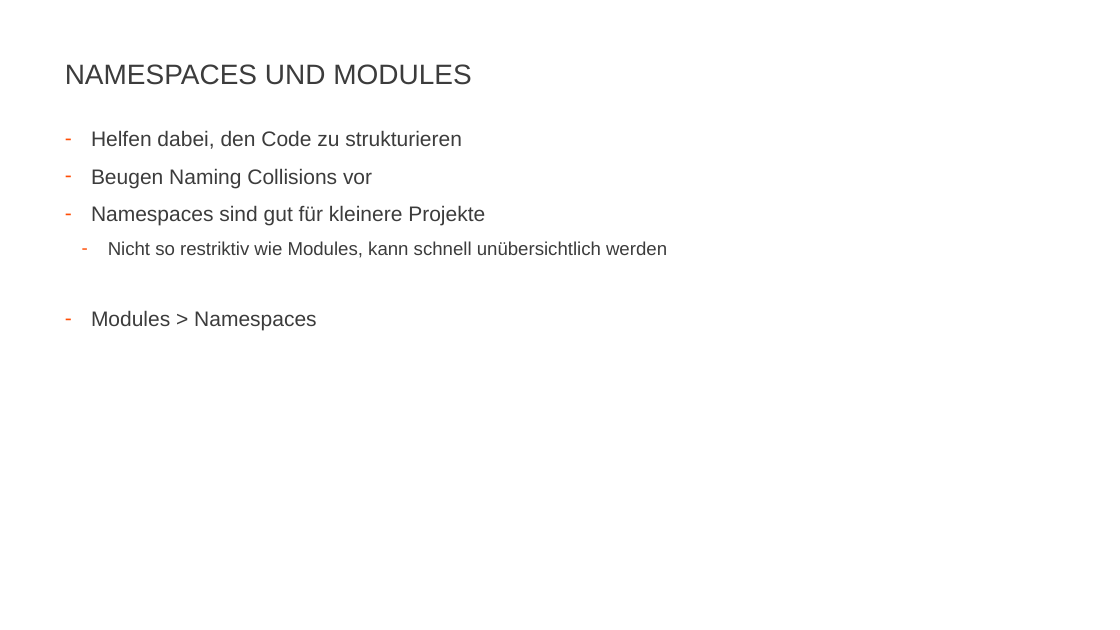
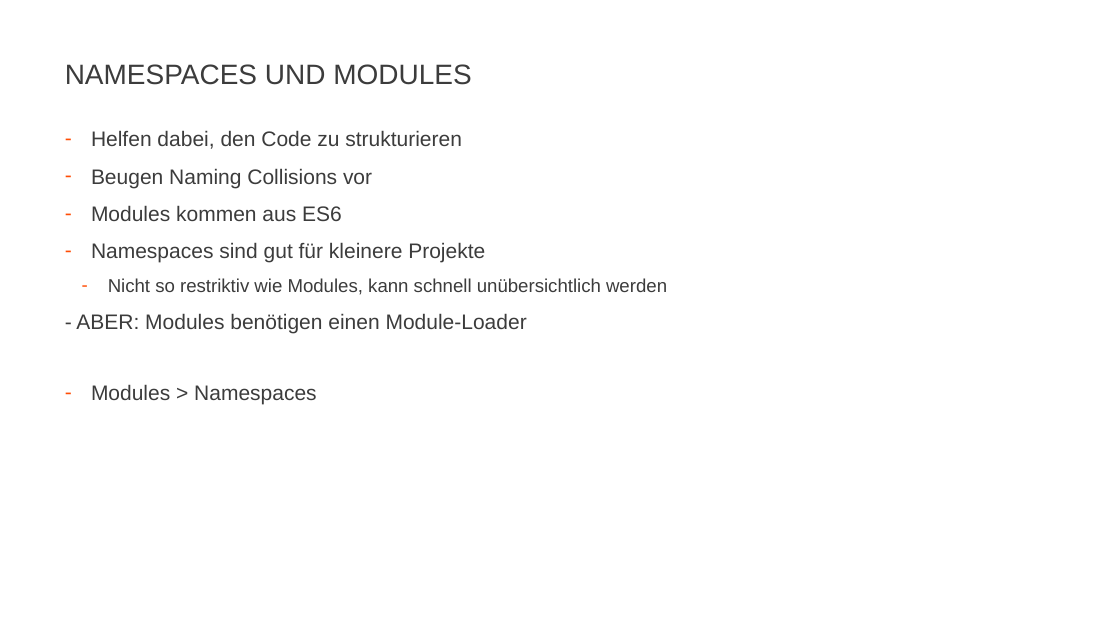
Before and after one commit to JohannesFeige/typescriptTrainingGrundlagen, a slide deck: slide 33 of TypeScriptBasics.pptx. Drawn at 1120x630 pixels with LibreOffice and Linux fonts; fonts in the diff are those of the drawing; background and template pictures are left out. Boxes give left, top, right and bottom in pixels: in the first picture for what was removed or moved away, otherwise in the second. Text is boxed around its words. In the diff, an @@ line names an element or a change of style, - is before the commit and + after.

```diff
--- a/TypeScriptBasics.pptx
+++ b/TypeScriptBasics.pptx
@@ text at bbox=[91, 205, 342, 221]: paragraph added @@
+– Modules kommen aus ES6
@@ text at bbox=[76, 313, 527, 334]: paragraph added @@
+- ABER: Modules benötigen einen Module-Loader
```
Also in this commit, not shown: 1 slide added, 2 other files.
